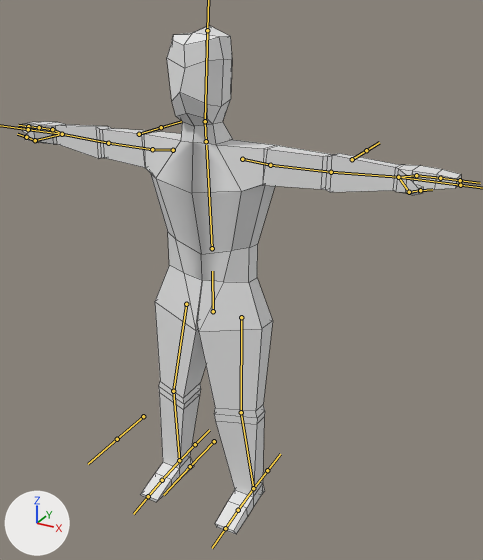
The FBX model MoodyPixel3D/Assets/Elements/Humanoid/humanoidFBX.fbx: old version first, new version second.
Before and after are seen from a camera (50 mm lens) standing at (7.11, -11.76, 11.54) and looking at (0.62, 0.03, 5.65). Every picture has the same lights, and +X, +Y and +Z are marked at lower left. The bones that bend it are drawn over the model as lines. Mesh edges are drawn as thin lines.

In view in the first picture: 'Dude'.
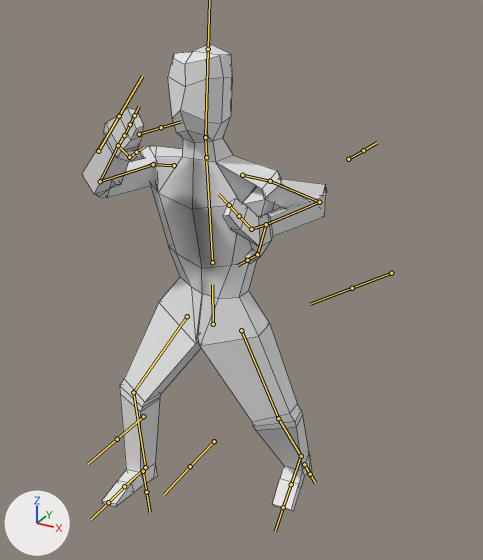
The newer file adds an action. The first version stands in its rest pose; the second is drawn at frame 1 of the action 'DudeArmature|Defend'.

The change, as JSON lines over the scene's bpy script:
```json
{"block": "bone_hips", "where": "bone_hips = bpy.data.objects['DudeArmature'].pose.bones['Hips']"}
{"op": "set", "path": "bone_hips.location", "old": "(0.0, 0.0, 0.0)", "new": "(0.0, -0.33, 0.0)"}
{"block": "bone_arm2_r", "where": "bone_arm2_r = bpy.data.objects['DudeArmature'].pose.bones['Arm2.R']  # child of 'Arm.R'"}
{"op": "set", "path": "bone_arm2_r.rotation_quaternion", "old": "(1.0, 0.0, 0.0, 0.0)", "new": "(0.791, -0.099, -0.298, -0.525)", "note": "degrees (0, 0, 0) -> degrees (11, -35, -71)"}
{"block": "bone_arm3_r", "where": "bone_arm3_r = bpy.data.objects['DudeArmature'].pose.bones['Arm3.R']  # child of 'Arm2.R'"}
{"op": "set", "path": "bone_arm3_r.rotation_quaternion", "old": "(1.0, 0.0, 0.0, 0.0)", "new": "(0.665, -0.739, -0.1, -0.037)", "note": "degrees (0, 0, 0) -> degrees (-97, -11, 6)"}
{"block": "bone_hand1_r", "where": "bone_hand1_r = bpy.data.objects['DudeArmature'].pose.bones['Hand1.R']  # child of 'Arm3.R'"}
{"op": "set", "path": "bone_hand1_r.rotation_quaternion", "old": "(1.0, 0.0, 0.0, 0.0)", "new": "(0.997, 0.028, 0.005, -0.077)", "note": "degrees (0, 0, 0) -> degrees (3, 1, -9)"}
{"block": "bone_arm2_l", "where": "bone_arm2_l = bpy.data.objects['DudeArmature'].pose.bones['Arm2.L']  # child of 'Arm.L'"}
{"op": "set", "path": "bone_arm2_l.rotation_quaternion", "old": "(1.0, 0.0, 0.0, 0.0)", "new": "(0.447, 0.435, 0.781, 0.035)", "note": "degrees (0, 0, 0) -> degrees (-37, 138, -73)"}
{"block": "bone_arm3_l", "where": "bone_arm3_l = bpy.data.objects['DudeArmature'].pose.bones['Arm3.L']  # child of 'Arm2.L'"}
{"op": "set", "path": "bone_arm3_l.rotation_quaternion", "old": "(1.0, 0.0, 0.0, 0.0)", "new": "(-0.187, 0.852, -0.342, 0.35)", "note": "degrees (0, 0, 0) -> degrees (-141, -28, -54)"}
{"block": "bone_hand1_l", "where": "bone_hand1_l = bpy.data.objects['DudeArmature'].pose.bones['Hand1.L']  # child of 'Arm3.L'"}
{"op": "set", "path": "bone_hand1_l.rotation_quaternion", "old": "(1.0, 0.0, 0.0, 0.0)", "new": "(0.997, 0.061, 0.001, 0.037)", "note": "degrees (0, 0, 0) -> degrees (7, 0, 4)"}
{"block": "bone_hand2_l", "where": "bone_hand2_l = bpy.data.objects['DudeArmature'].pose.bones['Hand2.L']  # child of 'Hand1.L'"}
{"op": "set", "path": "bone_hand2_l.rotation_quaternion", "old": "(1.0, 0.0, 0.0, 0.0)", "new": "(0.826, 0.077, 0.216, -0.515)", "note": "degrees (0, 0, 0) -> degrees (-6, 26, -65)"}
{"block": "bone_leg1_r", "where": "bone_leg1_r = bpy.data.objects['DudeArmature'].pose.bones['Leg1.R']  # child of 'Hips'"}
{"op": "set", "path": "bone_leg1_r.rotation_quaternion", "old": "(1.0, 0.0, 0.0, 0.0)", "new": "(0.973, -0.158, -0.03, 0.168)", "note": "degrees (0, 0, 0) -> degrees (-18, 0, 20)"}
{"block": "bone_leg2_r", "where": "bone_leg2_r = bpy.data.objects['DudeArmature'].pose.bones['Leg2.R']  # child of 'Leg1.R'"}
{"op": "set", "path": "bone_leg2_r.rotation_quaternion", "old": "(1.0, 0.0, 0.0, 0.0)", "new": "(0.97, 0.137, 0.015, -0.202)", "note": "degrees (0, 0, 0) -> degrees (15, 5, -23)"}
{"block": "bone_feet1_r", "where": "bone_feet1_r = bpy.data.objects['DudeArmature'].pose.bones['Feet1.R']  # child of 'Leg2.R'"}
{"op": "set", "path": "bone_feet1_r.rotation_quaternion", "old": "(1.0, 0.0, 0.0, 0.0)", "new": "(0.993, 0.007, 0.116, 0.001)", "note": "degrees (0, 0, 0) -> degrees (1, 13, 0)"}
{"block": "bone_leg1_l", "where": "bone_leg1_l = bpy.data.objects['DudeArmature'].pose.bones['Leg1.L']  # child of 'Hips'"}
{"op": "set", "path": "bone_leg1_l.rotation_quaternion", "old": "(1.0, 0.0, 0.0, 0.0)", "new": "(0.979, 0.095, 0.058, -0.171)", "note": "degrees (0, 0, 0) -> degrees (10, 8, -19)"}
{"block": "bone_leg2_l", "where": "bone_leg2_l = bpy.data.objects['DudeArmature'].pose.bones['Leg2.L']  # child of 'Leg1.L'"}
{"op": "set", "path": "bone_leg2_l.rotation_quaternion", "old": "(1.0, 0.0, 0.0, 0.0)", "new": "(0.973, 0.121, 0.024, 0.194)", "note": "degrees (0, 0, 0) -> degrees (14, 0, 23)"}
{"block": "bone_legik_r", "where": "bone_legik_r = bpy.data.objects['DudeArmature'].pose.bones['LegIK.R']"}
{"op": "set", "path": "bone_legik_r.location", "old": "(0.0, 0.0, 0.0)", "new": "(-0.59, -0.79, -0.03)"}
{"op": "set", "path": "bone_legik_r.rotation_quaternion", "old": "(1.0, 0.0, 0.0, 0.0)", "new": "(0.746, -0.665, 0.0, -0.033)", "note": "degrees (0, 0, 0) -> degrees (-83, -2, -3)"}
{"block": "bone_legik_l", "where": "bone_legik_l = bpy.data.objects['DudeArmature'].pose.bones['LegIK.L']"}
{"op": "set", "path": "bone_legik_l.location", "old": "(0.0, 0.0, 0.0)", "new": "(0.73, 1.42, -0.04)"}
{"op": "set", "path": "bone_legik_l.rotation_quaternion", "old": "(1.0, 0.0, 0.0, 0.0)", "new": "(0.887, -0.462, 0.0, 0.023)", "note": "degrees (0, 0, 0) -> degrees (-55, 1, 2)"}
```

Pixel boxes (x1, y1, x2, y2) of what changed, in the pictures (483 x 560 px):
```json
{"object": "Dude", "change": "posed", "before": [22, 25, 461, 534], "after": [82, 44, 327, 511], "on screen": "44% narrower, 8% shorter"}
{"bone": "Hips", "before": "(213, 311) to (212, 271)", "after": "(213, 324) to (212, 284)"}
{"bone": "Arm2.R", "before": "(152, 149) to (108, 143)", "after": "(153, 164) to (100, 181)"}
{"bone": "Arm3.R", "before": "(108, 143) to (62, 134)", "after": "(100, 181) to (118, 145)"}
{"bone": "Hand1.R", "before": "(62, 134) to (52, 129)", "after": "(118, 145) to (124, 135)"}
{"bone": "Arm2.L", "before": "(270, 165) to (331, 172)", "after": "(270, 181) to (319, 202)"}
{"bone": "Arm3.L", "before": "(331, 172) to (398, 177)", "after": "(319, 202) to (266, 224)"}
{"bone": "Hand1.L", "before": "(398, 177) to (416, 175)", "after": "(266, 224) to (251, 229)"}
{"bone": "Hand2.L", "before": "(416, 175) to (440, 178)", "after": "(251, 229) to (239, 216)"}
{"bone": "Leg1.R", "before": "(186, 304) to (173, 391)", "after": "(187, 316) to (133, 392)"}
{"bone": "Leg2.R", "before": "(173, 391) to (179, 460)", "after": "(133, 392) to (145, 467)"}
{"bone": "Feet1.R", "before": "(179, 460) to (162, 480)", "after": "(145, 467) to (124, 486)"}
{"bone": "Leg1.L", "before": "(241, 317) to (241, 412)", "after": "(241, 330) to (278, 418)"}
{"bone": "Leg2.L", "before": "(241, 412) to (253, 488)", "after": "(278, 418) to (301, 456)"}
{"bone": "LegIK.R", "before": "(179, 460) to (195, 444)", "after": "(143, 471) to (146, 492)"}
{"bone": "LegIK.L", "before": "(253, 488) to (267, 470)", "after": "(304, 464) to (310, 474)"}
```
